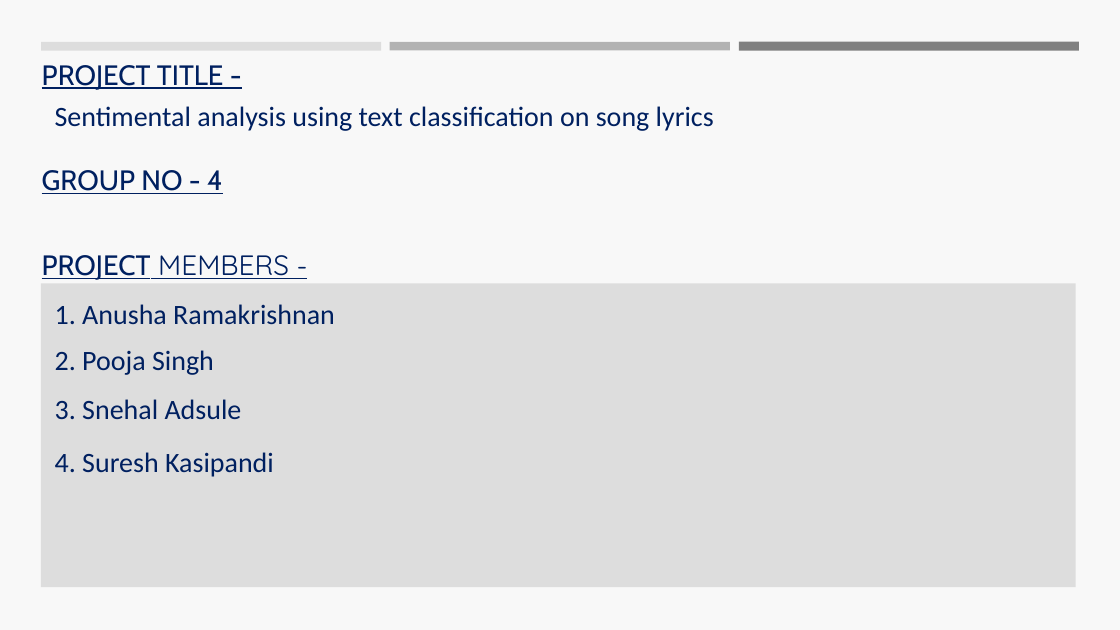
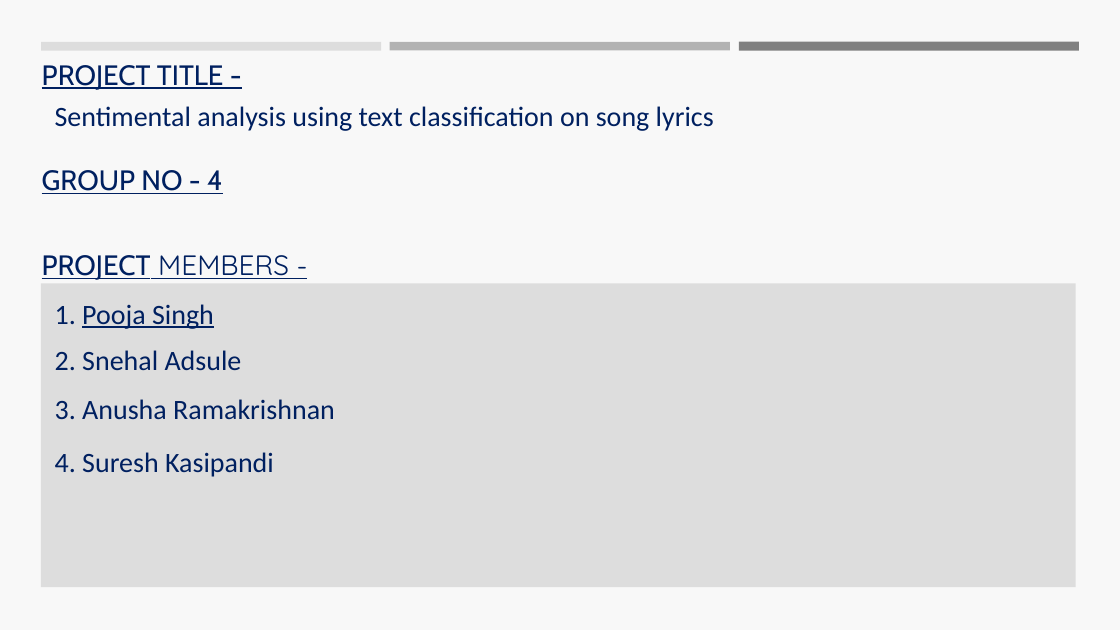
Before and after one commit to SnehalAdsule/CSCI544_Lyrics-Sentimental-Analysis-and-Mood-Classification, a slide deck: slide 1 of nlpproject.pptx. Drawn at 1120x630 pixels with LibreOffice and Linux fonts; fonts in the diff are those of the drawing. Boxes give left, top, right and bottom in pixels: in the first picture for what was removed or moved away, otherwise in the second. Text is boxed around its words. In the diff, an @@ line names an element or a change of style, - is before the commit and + after.

```diff
--- a/nlpproject.pptx
+++ b/nlpproject.pptx
@@ text at (55, 304, 214, 329): text changed @@
-1. Anusha Ramakrishnan
+1. Pooja Singh
@@ text at (55, 350, 242, 371): text changed @@
-2. Pooja Singh
+2. Snehal Adsule
@@ text at (55, 399, 335, 420): text changed @@
-3. Snehal Adsule
+3. Anusha Ramakrishnan
```
Also in this commit, not shown: 6 other slides changed, 4 slides added, 1 slide removed.
